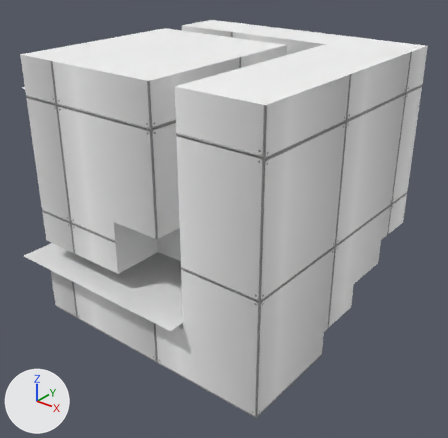
Two versions of the Blender file Program/Ψ/Data/StageMap/Area1/Area1.blend, one commit apart.
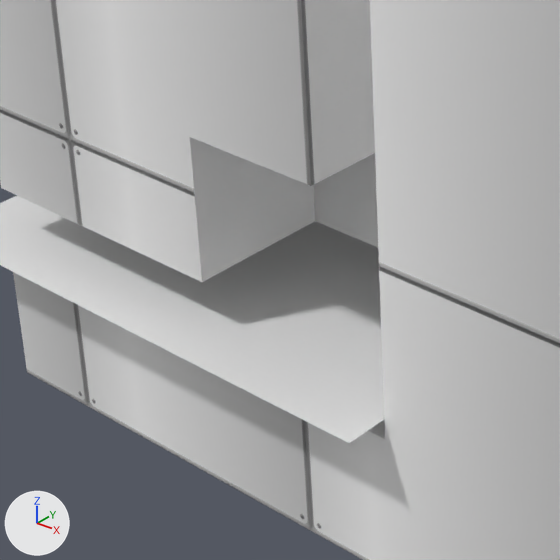
Each version appears first whole from a camera (50 mm lens) standing at (26.9, -34.4, 28.2) and looking at (-0.6, 0.0, 6.8), and next in a close-up on the part from 10% to 55% of the width and 40% to 85% of the height. Every picture has the same lights, and +X, +Y and +Z are marked at lower left.
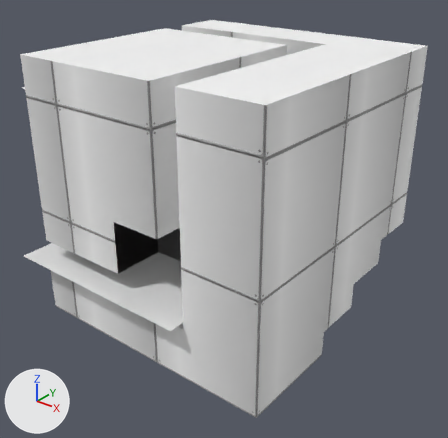
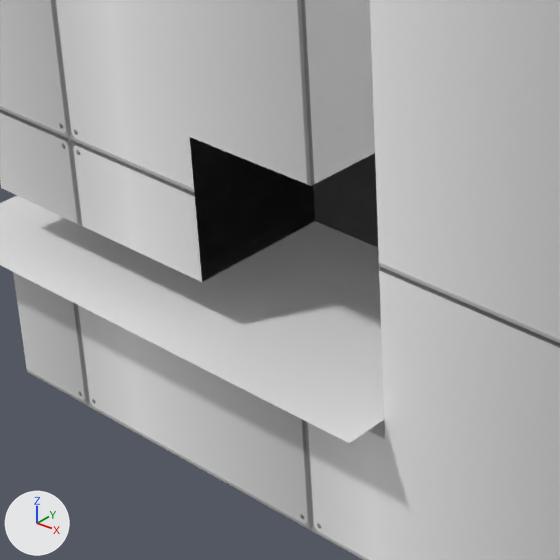
Scene script edits in JSON lines:
```json
{"op": "add", "block": "img_ironnormal_png", "code": ["img_ironnormal_png = load_image('IronNormal.png', '../IronNormal.png', 1280, 1280, 'sRGB')"]}
{"block": "mat_inwall", "where": "n1 = _N.new('ShaderNodeBsdfPrincipled'); n1.name = 'Principled BSDF'"}
{"op": "set", "path": "n1.inputs[0].default_value", "old": "(0.692, 0.692, 0.692, 1.0)", "new": "(0.604, 0.604, 0.604, 1.0)", "note": "'Base Color', light grey #d9d9d9 -> 'Base Color', light grey #cccccc"}
{"op": "add", "block": "mat_inwall", "code": "n2 = _N.new('ShaderNodeNormalMap'); n2.name = 'Normal Map'"}
{"op": "add", "block": "mat_inwall", "code": "n3 = _N.new('ShaderNodeTexImage'); n3.name = 'Image Texture'"}
{"op": "add", "block": "mat_inwall", "code": "n3.image = img_ironnormal_png"}
{"op": "add", "block": "mat_inwall", "code": "_L.new(n2.outputs[0], n1.inputs[5])  # 'Normal' to 'Normal'"}
{"op": "add", "block": "mat_inwall", "code": "_L.new(n3.outputs[0], n2.inputs[1])  # 'Color' to 'Color'"}
{"block": "me_grid_001", "where": "me_grid_001.from_pydata(...)  # 118 vertices, 79 faces, 3 loose edges; spans x -16.2..10.0, y -11.2..11.2, z 0.0..20.0"}
{"block": "me_grid_001", "where": "# used by ob_grid_001; location = (0.0, 0.0, 0.0)"}
{"block": "me_grid_001", "change": "me_grid_001 part 1: texture (UV) coordinates of 20 of 79 faces, centred in x -16.0..7.0, y -8.0..9.0, z 1.0..14.0, changed; they spanned u -0.56..1.0, v 0.0..0.6 and now span u -2.65..3.42, v -2.36..3.37"}
```

What differs and where, as boxes (x1, y1, x2, y2) in the close-ups (560 x 560 px):
```json
{"object": "Grid.001", "change": "surface changed", "before": [187, 135, 381, 285], "after": [187, 135, 381, 285], "on screen": "grey to black"}
{"part": 1, "of": "me_grid_001", "change": "surface changed", "before": [190, 137, 378, 282], "after": [190, 137, 378, 282], "on screen": "grey to black"}
```
